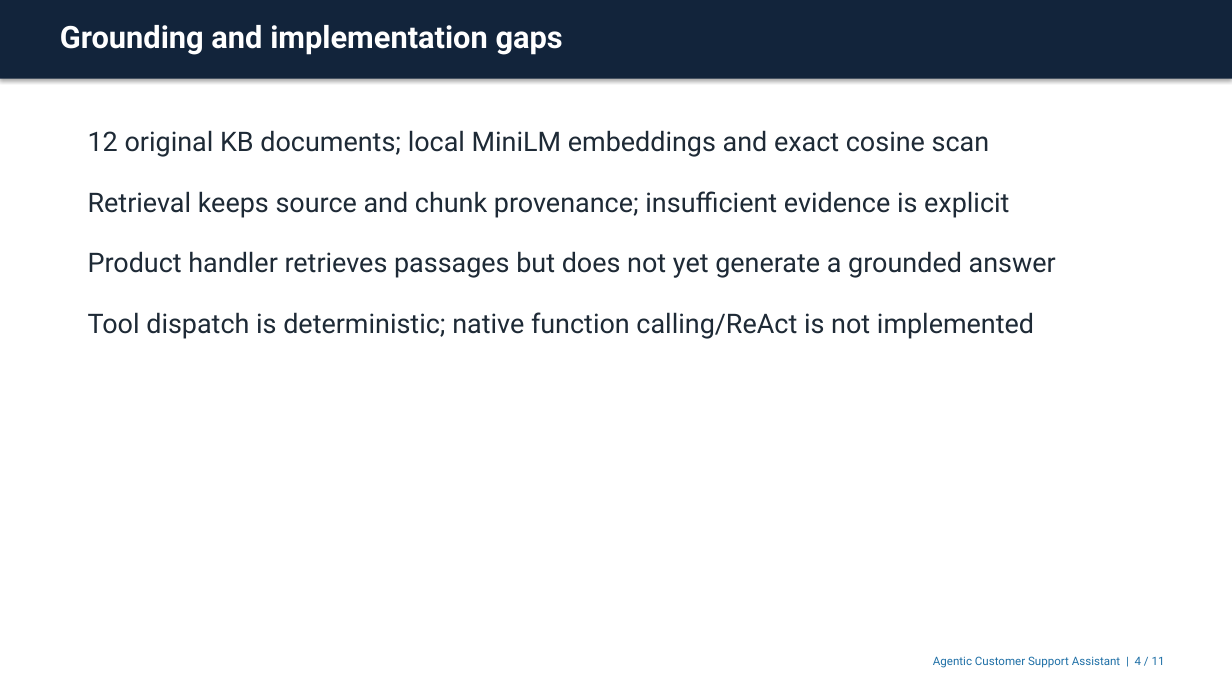
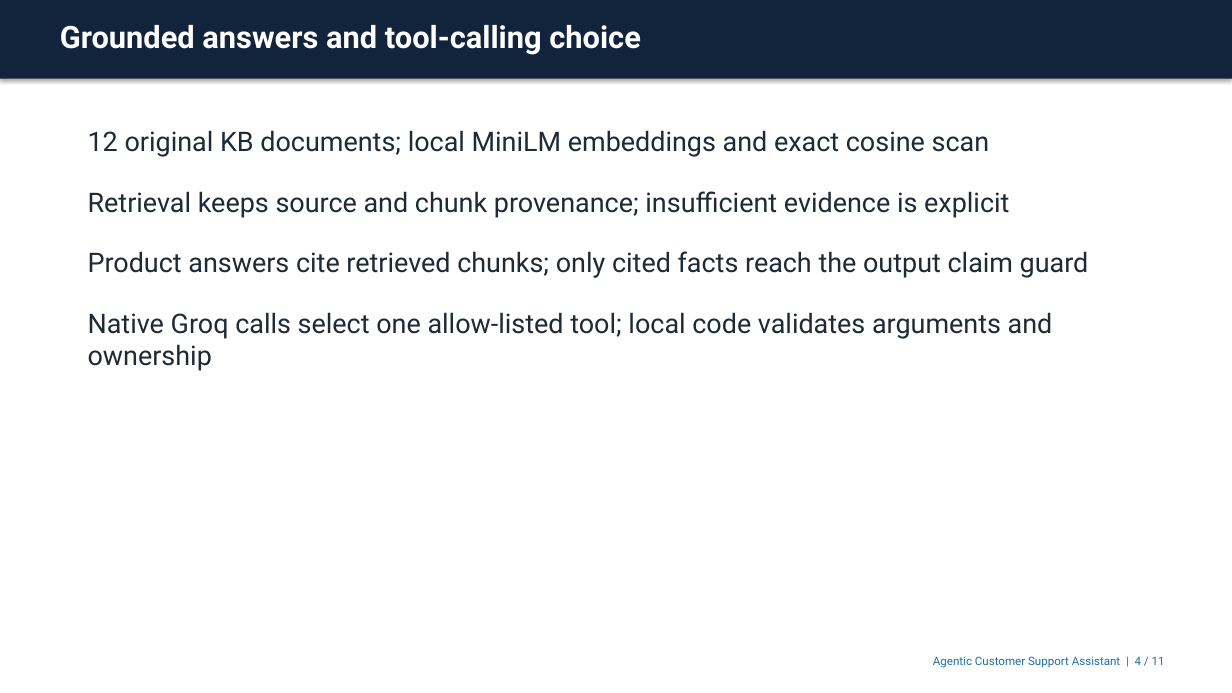
Before and after one commit to amit253/Agentic-Customer-Support-Assistant, a slide deck: slide 4 of presentation/agentic-customer-support.pptx. Drawn at 1232x693 pixels with LibreOffice and Linux fonts; fonts in the diff are those of the drawing. Boxes give left, top, right and bottom in pixels: in the first picture for what was removed or moved away, otherwise in the second. Text is boxed around its words. In the diff, an @@ line names an element or a change of style, - is before the commit and + after.

```diff
--- a/presentation/agentic-customer-support.pptx
+++ b/presentation/agentic-customer-support.pptx
@@ text at (60,25,641,55): text changed @@
-Grounding and implementation gaps
+Grounded answers and tool-calling choice
@@ text at (88,251,1089,371): text changed @@
-Product handler retrieves passages but does not yet generate a grounded answer
-Tool dispatch is deterministic; native function calling/ReAct is not implemented
+Product answers cite retrieved chunks; only cited facts reach the output claim guard
+Native Groq calls select one allow-listed tool; local code validates arguments and ownership
```
Also in this commit, not shown: 2 other slides changed, 12 other files.
